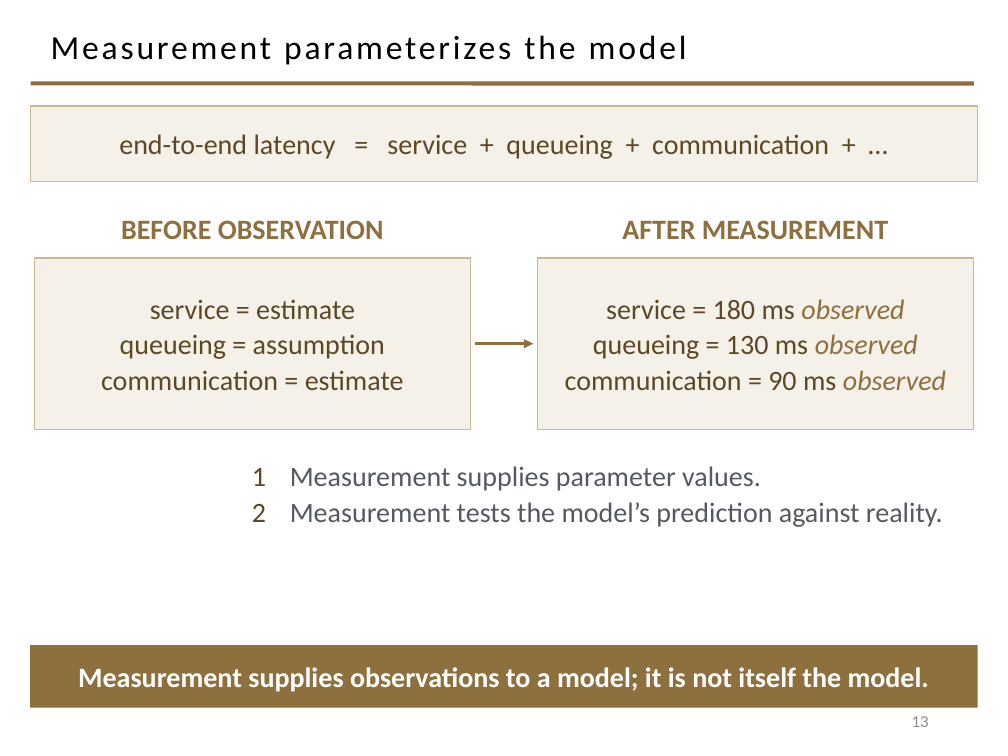
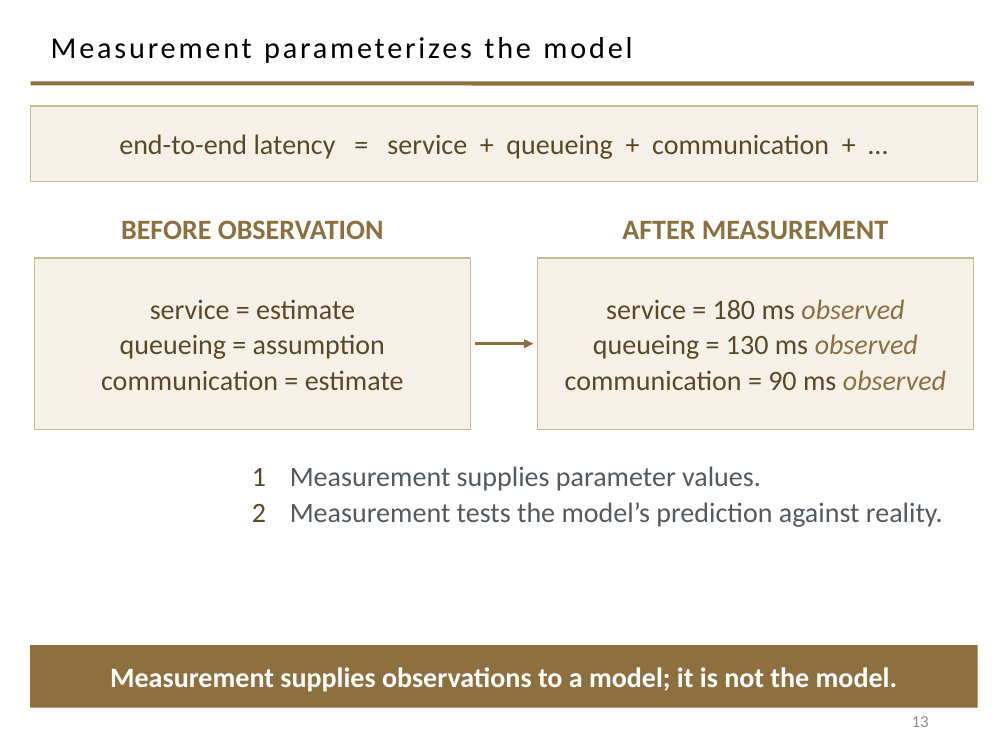
Before and after one commit to davisjam/model-based-agentic-software-engineering, a slide deck: slide 13 of course/lectures/act-1-foundations/09-engineering-decision-making-and-metrics/1-9-Engineering-Decision-Making-and-Metrics.pptx. Drawn at 1008x756 pixels with LibreOffice and Linux fonts; fonts in the diff are those of the drawing; background and template pictures are left out. Boxes give left, top, right and bottom in pixels: in the first picture for what was removed or moved away, otherwise in the second. Text is boxed around its words. In the diff, an @@ line names an element or a change of style, - is before the commit and + after.

```diff
--- a/course/lectures/act-1-foundations/09-engineering-decision-making-and-metrics/1-9-Engineering-Decision-Making-and-Metrics.pptx
+++ b/course/lectures/act-1-foundations/09-engineering-decision-making-and-metrics/1-9-Engineering-Decision-Making-and-Metrics.pptx
@@ title "Measurement parameterizes the model" at (x1=51, y1=37, x2=632, y2=63): size 24 to 21.6 pt @@
@@ text in rectangle at (x1=110, y1=667, x2=897, y2=692): text changed @@
-Measurement supplies observations to a model; it is not itself the model.
+Measurement supplies observations to a model; it is not the model.
```
Also in this commit, not shown: 23 other slides changed.
